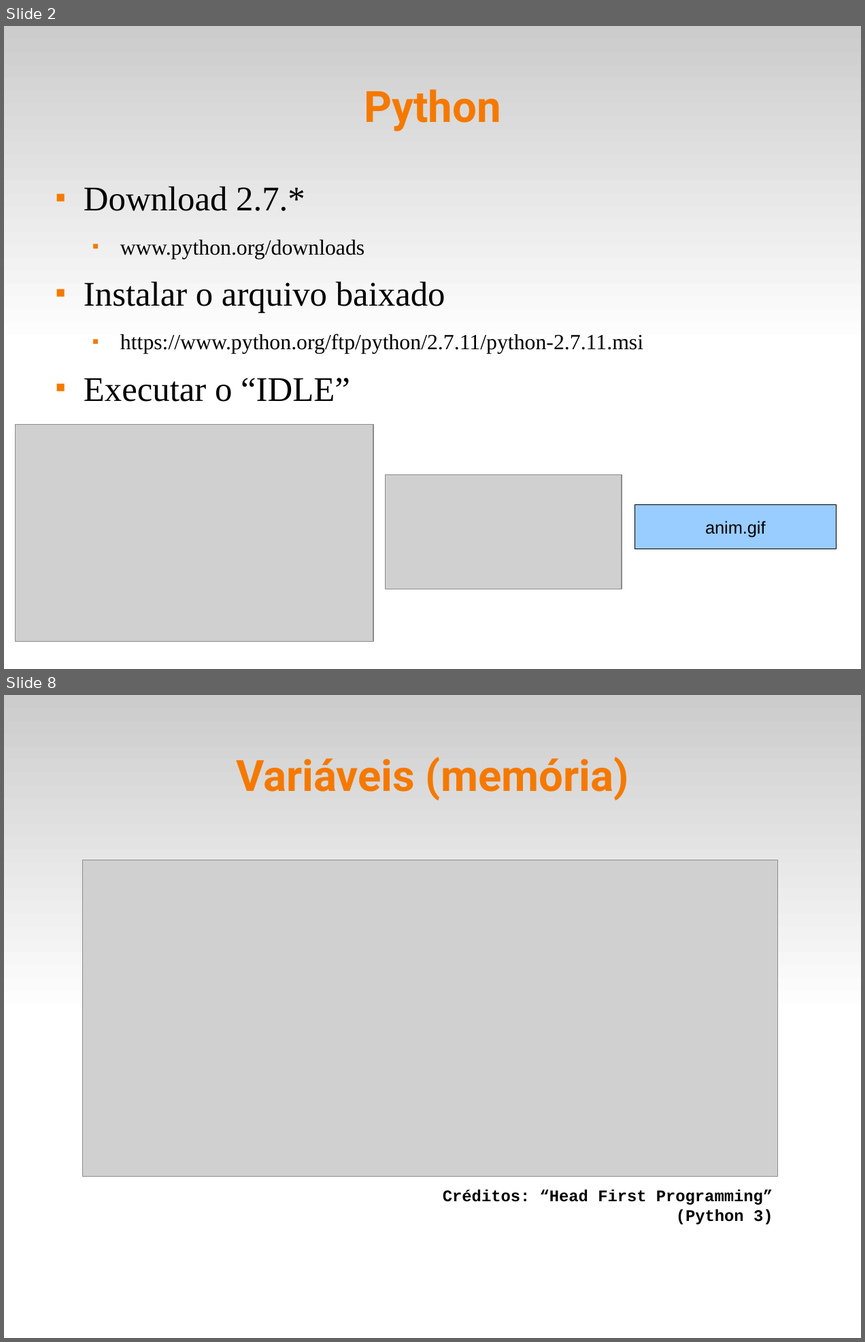
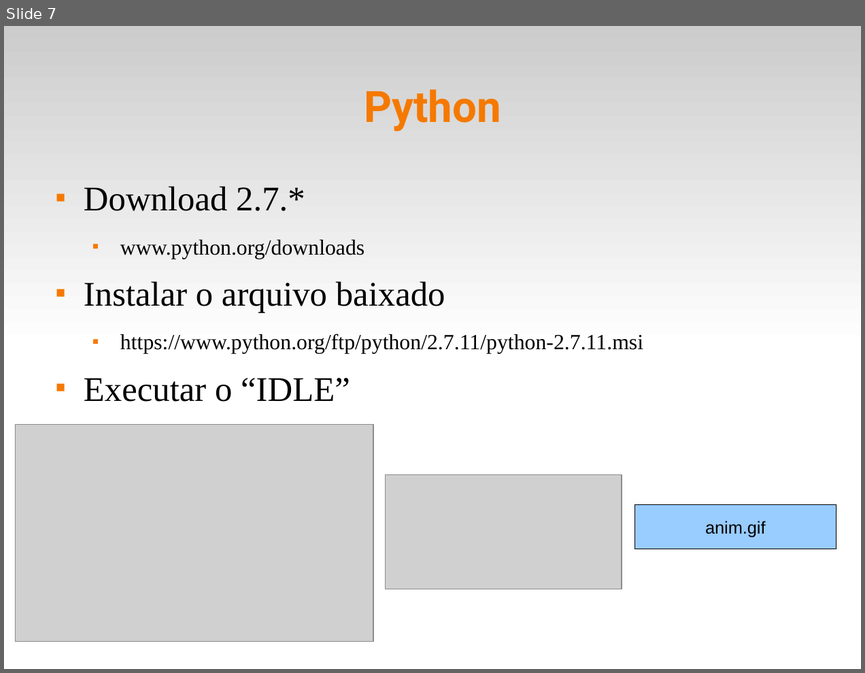
Before and after one commit to fsantanna-uerj/IPD, a slide deck: slides/ipd-02.odp. Shown one above the other, each under a label of ours: slides 2 and 8 before the commit, slide 7 after it; the slides between them are not shown. The pictures are 865x1342 and 865x673 pixels, drawn with LibreOffice and Linux fonts; fonts in the diff are those of the drawing; grey boxes stand for pictures. Boxes give left, top, right and bottom in pixels: in the first picture for what was removed or moved away, otherwise in the second. Text is boxed around its words. In the diff, an @@ line names an element or a change of style, - is before the commit and + after.

```diff
--- a/slides/ipd-02.odp
+++ b/slides/ipd-02.odp
@@ slide 8 removed at (4, 695, 861, 1338), background #FFFFFF; not listed: 1 template element that a slide beside it also shows @@
@@ title removed at (236, 757, 629, 800) @@
-Variáveis (memória)
@@ picture removed at (82, 860, 778, 1176) @@
@@ text removed at (443, 1189, 773, 1224) @@
-Créditos: “Head First Programming”
-(Python 3)
@@ what was slide 2 is now slide 7 @@
```
Also in this commit, not shown: 7 slides added, 10 other slides removed, 7 other files.
